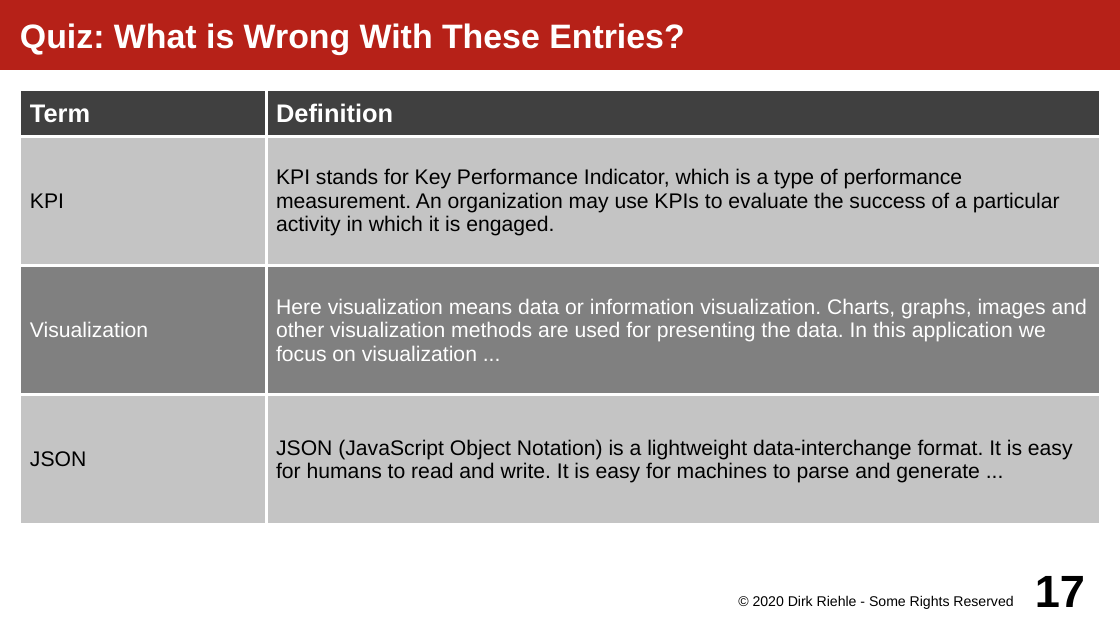
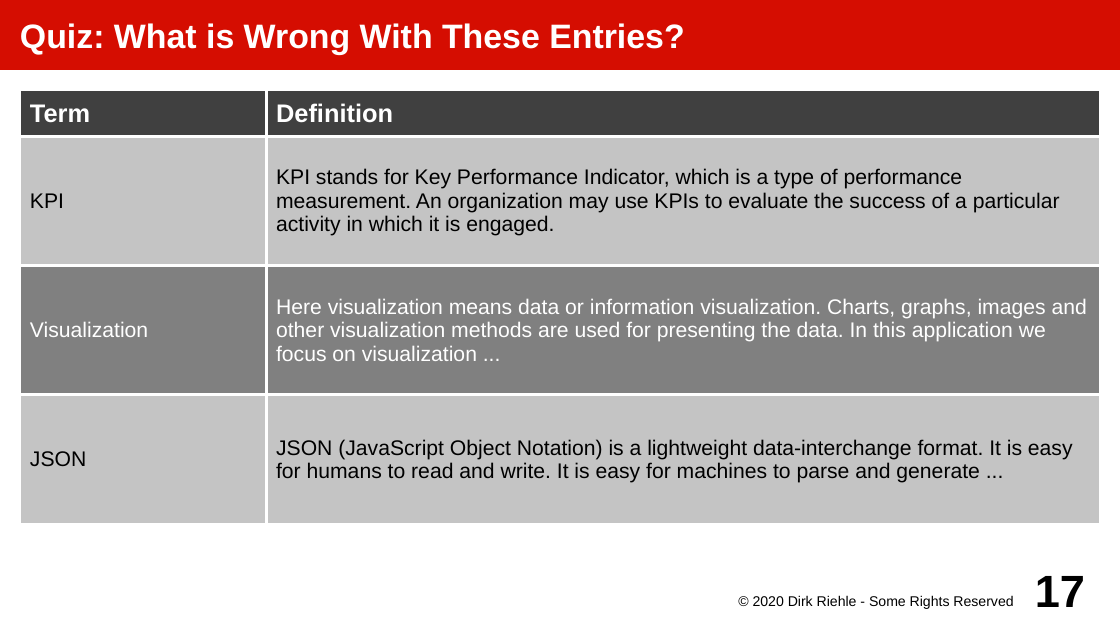
Before and after one commit to dirkriehle/amos-course, a slide deck: slide 17 of Lecture slides/AMOS D01 - Product Management.odp. Drawn at 1120x630 pixels with LibreOffice and Linux fonts; fonts in the diff are those of the drawing. Boxes give left, top, right and bottom in pixels: in the first picture for what was removed or moved away, otherwise in the second. Text is boxed around its words. In the diff, an @@ line names an element or a change of style, - is before the commit and + after.

```diff
--- a/Lecture slides/AMOS D01 - Product Management.odp
+++ b/Lecture slides/AMOS D01 - Product Management.odp
@@ title "Quiz: What is Wrong With ..." at (0, 0, 1120, 70): fill #B62118 to #D50D01 @@
```
Also in this commit, not shown: 2 other slides changed, 3 other files.
